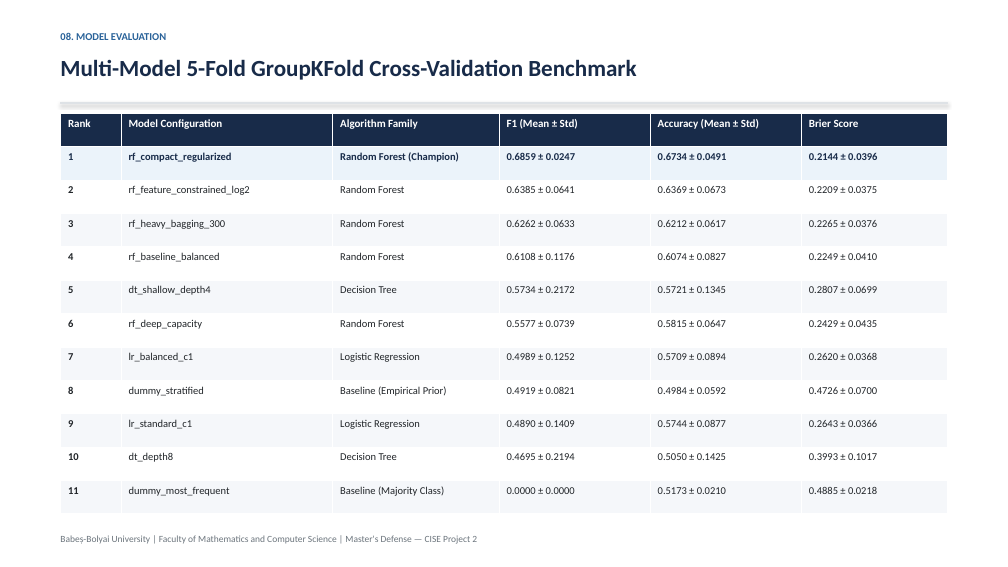
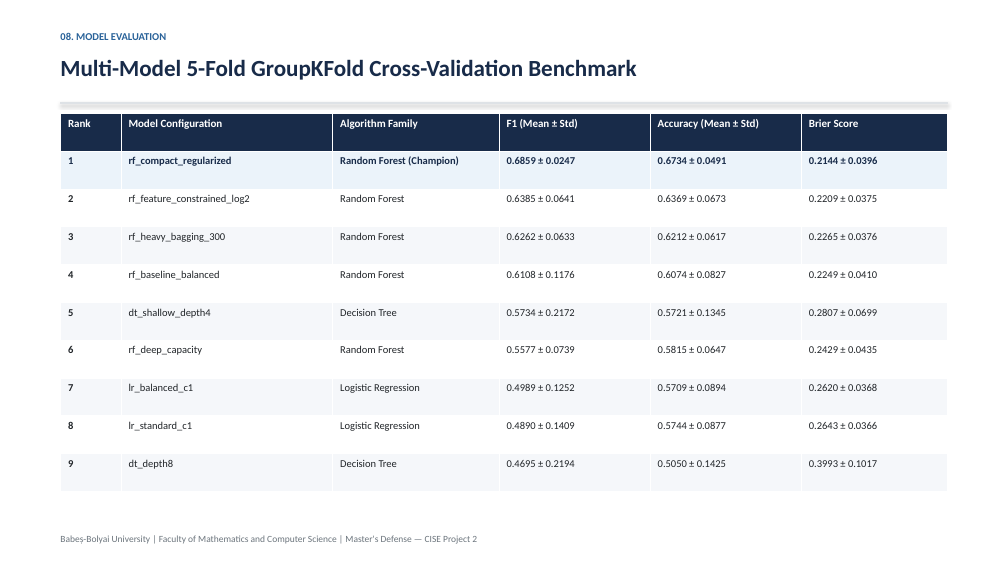
Before and after one commit to BogdanCTU/Applied-Computational-Intelligence-UBB, a slide deck: slide 9 of Year2_Semester1_ComputationalIntelligenceSoftwareEngineering/CISE_Project2/5_Documentation/09_Defense/FINAL_DEFENSE_PRESENTATION.pptx. Drawn at 1008x567 pixels with LibreOffice and Linux fonts; fonts in the diff are those of the drawing. Boxes give left, top, right and bottom in pixels: in the first picture for what was removed or moved away, otherwise in the second. Text is boxed around its words. In the diff, an @@ line names an element or a change of style, - is before the commit and + after.

Commit message:
Major: CISE Projcet removed unnecessary "Baseline" refferences

```diff
--- a/Year2_Semester1_ComputationalIntelligenceSoftwareEngineering/CISE_Project2/5_Documentation/09_Defense/FINAL_DEFENSE_PRESENTATION.pptx
+++ b/Year2_Semester1_ComputationalIntelligenceSoftwareEngineering/CISE_Project2/5_Documentation/09_Defense/FINAL_DEFENSE_PRESENTATION.pptx
@@ table at <box>60,113,948,492</box> @@
-row 9: 8 | dummy_stratified | Baseline (Empirical Prior) | 0.4919 ± 0.0821 | 0.4984 ± 0.0592 | 0.4726 ± 0.0700
-row 10: 9 | lr_standard_c1 | Logistic Regression | 0.4890 ± 0.1409 | 0.5744 ± 0.0877 | 0.2643 ± 0.0366
-row 11: 10 | dt_depth8 | Decision Tree | 0.4695 ± 0.2194 | 0.5050 ± 0.1425 | 0.3993 ± 0.1017
-row 12: 11 | dummy_most_frequent | Baseline (Majority Class) | 0.0000 ± 0.0000 | 0.5173 ± 0.0210 | 0.4885 ± 0.0218
+row 9: 8 | lr_standard_c1 | Logistic Regression | 0.4890 ± 0.1409 | 0.5744 ± 0.0877 | 0.2643 ± 0.0366
+row 10: 9 | dt_depth8 | Decision Tree | 0.4695 ± 0.2194 | 0.5050 ± 0.1425 | 0.3993 ± 0.1017
```
Also in this commit, not shown: 2 other slides changed, 37 other files.
